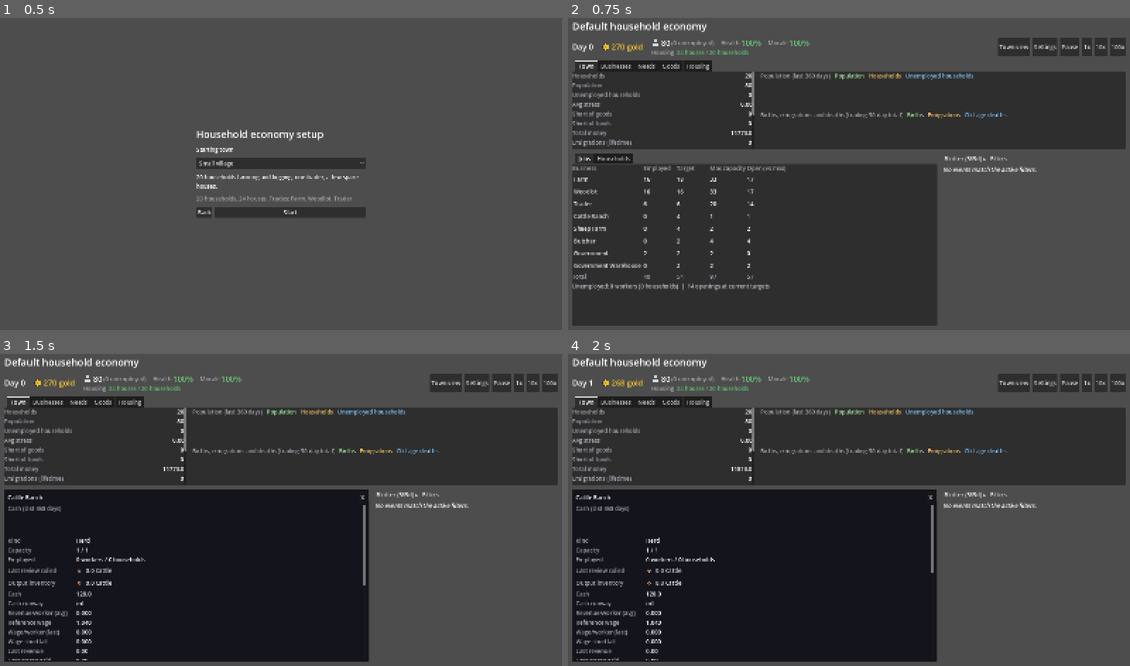
Above: before the commit, frames 1-4 (two rows, left to right).
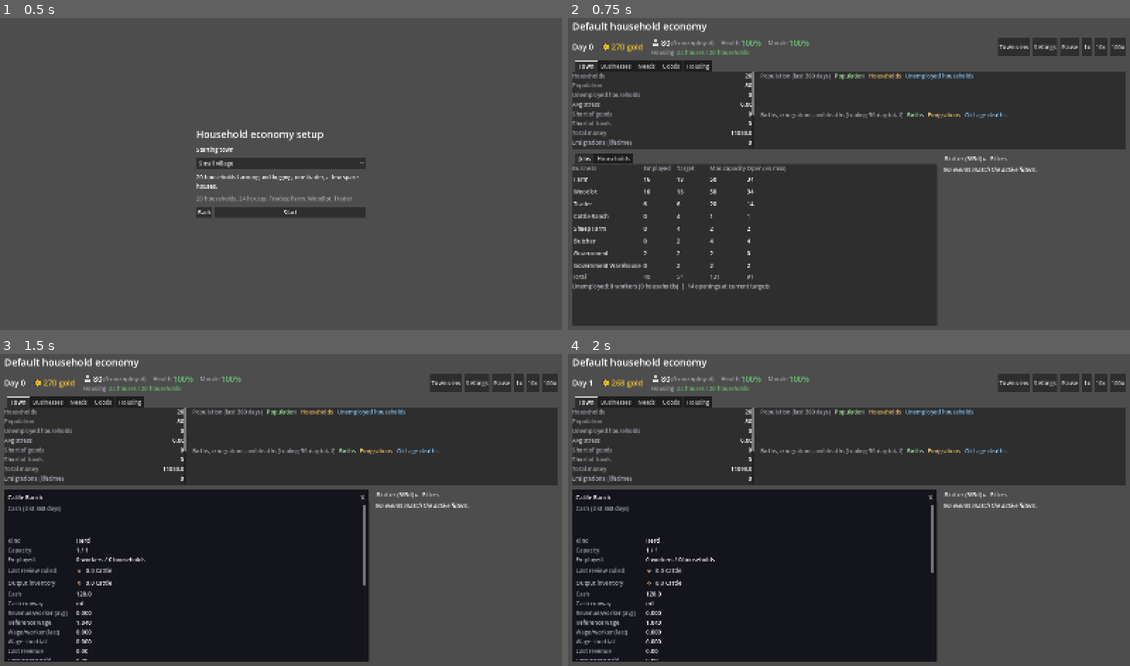
Above: after the commit, the same moments.

Repository: forsman5/sitka
Game: Godot game, scene res://scenes/sim/he_config.tscn
Same seed, same stepped clock (60 frames per second), same inputs: the game is played once before the commit and once after it. This scene is started directly instead of the project's main scene.
Inputs:
- Up to frame 1 (0.5 s): no input
- Up to frame 2 (0.75 s): click "Start" at 0.5 s
- Up to frame 3 (1.5 s): click "Cattle Ranch" at 1.25 s
- Up to frame 4 (2 s): no input

Frame 1 is identical in both runs. In frame 2, less than 0.1% of the frame differs, in the area x 25-34%, y 36-84%; in frame 3, less than 0.1%; in frame 4, less than 0.1%.

Commit message:
Scope valley town scaling to valley scenarios

Diff:
--- a/scripts/sim/household_economy/data/he_scenario_seeds.gd
+++ b/scripts/sim/household_economy/data/he_scenario_seeds.gd
@@ -185,7 +185,7 @@
 ## startup float for the small permanent Trader crew; shipment purchases are
 ## separately capped to leave a wage reserve.
 const VALLEY_TRADER_EXTRA_RUNWAY_DAYS := 120.0
-## Larger valley towns use housing blocks so their dwellings fit the town map.
+## Valley towns start with dense tenements so their dwellings fit the town map.
 const VALLEY_HOUSEHOLDS_PER_DWELLING := 4
 ## Startup cash for a field business covers its whole production cycle of
 ## wages, times this safety factor. The credit line only covers 60 days of the
@@ -578,6 +578,7 @@
 ## such business id in `businesses`.
 static func build_world(farm_capacity: int, woodlot_capacity: int, trader_capacity: int, bloomery_capacity: int = 0, iron_mine_capacity: int = 0, charcoal_burner_capacity: int = 0, toolsmith_capacity: int = 0, options: Dictionary = {}) -> Dictionary:
 	var household_count: int = int(options.get("households", HOUSEHOLD_COUNT))
+	var is_valley: bool = bool(options.get("valley", false))
 	var settlement := HESettlement.new(SETTLEMENT_ID, str(options.get("settlement_name", "Testholm")))
 	var town_scale := float(household_count) / float(HOUSEHOLD_COUNT)
 	var farm_land := FARM_LAND_AREA_ACRES * town_scale
@@ -586,7 +587,7 @@
 	var farm := make_farm(FARM_BUSINESS_ID, SETTLEMENT_ID, farm_capacity, FARM_FIELD_START_DAYS)
 	var woodlot := make_woodlot(WOODLOT_BUSINESS_ID, SETTLEMENT_ID, woodlot_capacity, WOODLOT_FIELD_START_DAYS)
 	var trader := make_trader(TRADER_BUSINESS_ID, SETTLEMENT_ID, trader_capacity)
-	if household_count != HOUSEHOLD_COUNT:
+	if is_valley:
 		farm.configure_land(farm_land, _make_fields(FARM_FIELD_COUNT, farm_land, FARM_FIELD_START_DAYS, FARM_LABOR_PER_AREA_PER_DAY), FARM_GROWTH_DAYS, FARM_YIELD_PER_AREA, FARM_LABOR_PER_AREA_PER_DAY)
 		woodlot.configure_land(woodlot_land, _make_fields(WOODLOT_FIELD_COUNT, woodlot_land, WOODLOT_FIELD_START_DAYS, WOODLOT_LABOR_PER_AREA_PER_DAY), WOODLOT_GROWTH_DAYS, WOODLOT_YIELD_PER_AREA, WOODLOT_LABOR_PER_AREA_PER_DAY)
 		trader.max_capacity = maxi(TRADER_MAX_CAPACITY, ceili(TRADER_MAX_CAPACITY * town_scale))
@@ -602,7 +603,7 @@
 	farm.balance = startup_cash(farm, farm_capacity)
 	woodlot.balance = startup_cash(woodlot, woodlot_capacity)
 	trader.balance = STARTING_CASH_RESERVE_DAYS * estimated_wage * trader_capacity
-	if household_count != HOUSEHOLD_COUNT:
+	if is_valley:
 		trader.balance += VALLEY_TRADER_EXTRA_RUNWAY_DAYS * estimated_wage * trader_capacity
 	butcher.balance = STARTING_CASH_RESERVE_DAYS * estimated_wage * BUTCHER_MIN_CAPACITY + startup_livestock_cash(BUTCHER_MIN_CAPACITY)
 	cattle_ranch.balance = STARTING_CASH_RESERVE_DAYS * estimated_wage * RANCH_STARTING_CAPACITY
@@ -631,7 +632,8 @@
 	var bloomery: HEBusiness = null
 	if bloomery_capacity > 0:
 		bloomery = make_bloomery(BLOOMERY_BUSINESS_ID, SETTLEMENT_ID, bloomery_capacity)
-		bloomery.max_capacity = maxi(BLOOMERY_MAX_CAPACITY, ceili(BLOOMERY_MAX_CAPACITY * town_scale))
+		if is_valley:
+			bloomery.max_capacity = maxi(BLOOMERY_MAX_CAPACITY, ceili(BLOOMERY_MAX_CAPACITY * town_scale))
 		bloomery.balance = STARTING_CASH_RESERVE_DAYS * estimated_wage * bloomery_capacity
 		businesses[BLOOMERY_BUSINESS_ID] = bloomery
 		settlement.business_ids.append(BLOOMERY_BUSINESS_ID)
@@ -639,7 +641,7 @@
 	var charcoal_burner: HEBusiness = null
 	if charcoal_burner_capacity > 0:
 		charcoal_burner = make_charcoal_burner(CHARCOAL_BURNER_BUSINESS_ID, SETTLEMENT_ID, charcoal_burner_capacity)
-		if household_count != HOUSEHOLD_COUNT:
+		if is_valley:
 			charcoal_burner.max_capacity = maxi(CHARCOAL_BURNER_MAX_CAPACITY, ceili(CHARCOAL_BURNER_MAX_CAPACITY * town_scale))
 		# Wages across the whole Woodlot cycle plus its first timber input buffer
 		# (see startup_cash and make_charcoal_burner's startup_cycle_days).
@@ -654,7 +656,8 @@
 	var iron_mine: HEBusiness = null
 	if iron_mine_capacity > 0:
 		iron_mine = make_iron_mine(IRON_MINE_BUSINESS_ID, SETTLEMENT_ID, iron_mine_capacity)
-		iron_mine.max_capacity = maxi(IRON_MINE_MAX_CAPACITY, ceili(IRON_MINE_MAX_CAPACITY * town_scale))
+		if is_valley:
+			iron_mine.max_capacity = maxi(IRON_MINE_MAX_CAPACITY, ceili(IRON_MINE_MAX_CAPACITY * town_scale))
 		iron_mine.balance = STARTING_CASH_RESERVE_DAYS * estimated_wage * iron_mine_capacity
 		businesses[IRON_MINE_BUSINESS_ID] = iron_mine
 		settlement.business_ids.append(IRON_MINE_BUSINESS_ID)
@@ -853,6 +856,7 @@
 	var farm := int(round(float(remainder) * farm_share / 2.0)) * 2
 	var tenement_count := ceili(household_count * (1.0 + HOUSING_STARTING_HEADROOM) / VALLEY_HOUSEHOLDS_PER_DWELLING)
 	var options := {
+		"valley": true,
 		"households": household_count,
 		"houses": tenement_count,
 		"tenements": tenement_count,
Not shown, changed: docs/valley-household-integration.md
